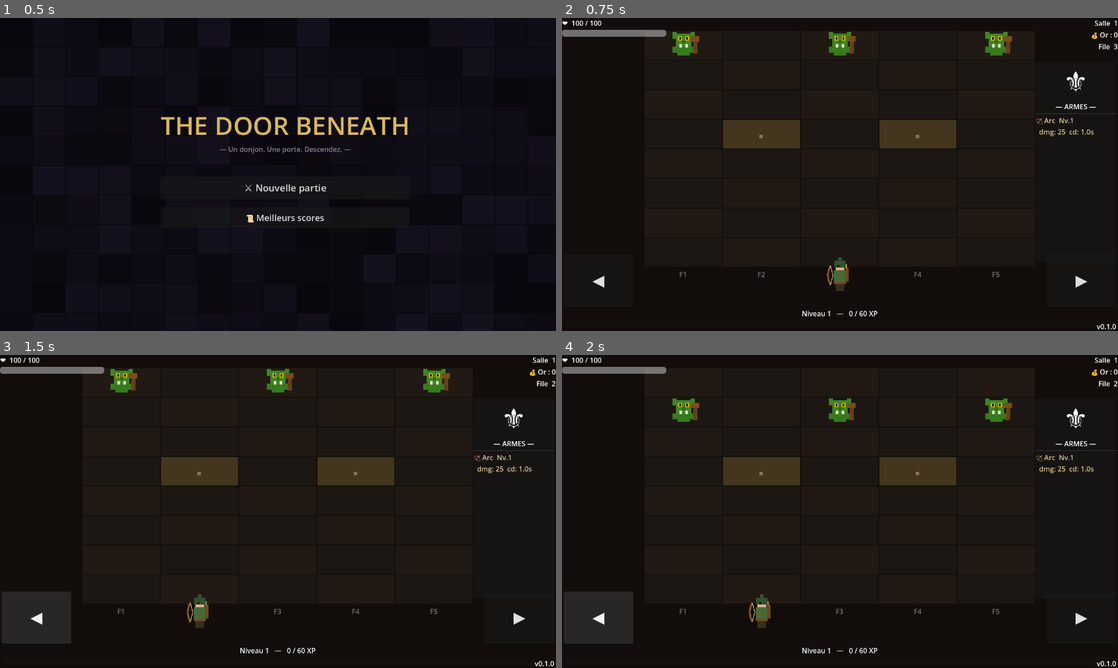
Above: before the commit, frames 1-4 (two rows, left to right).
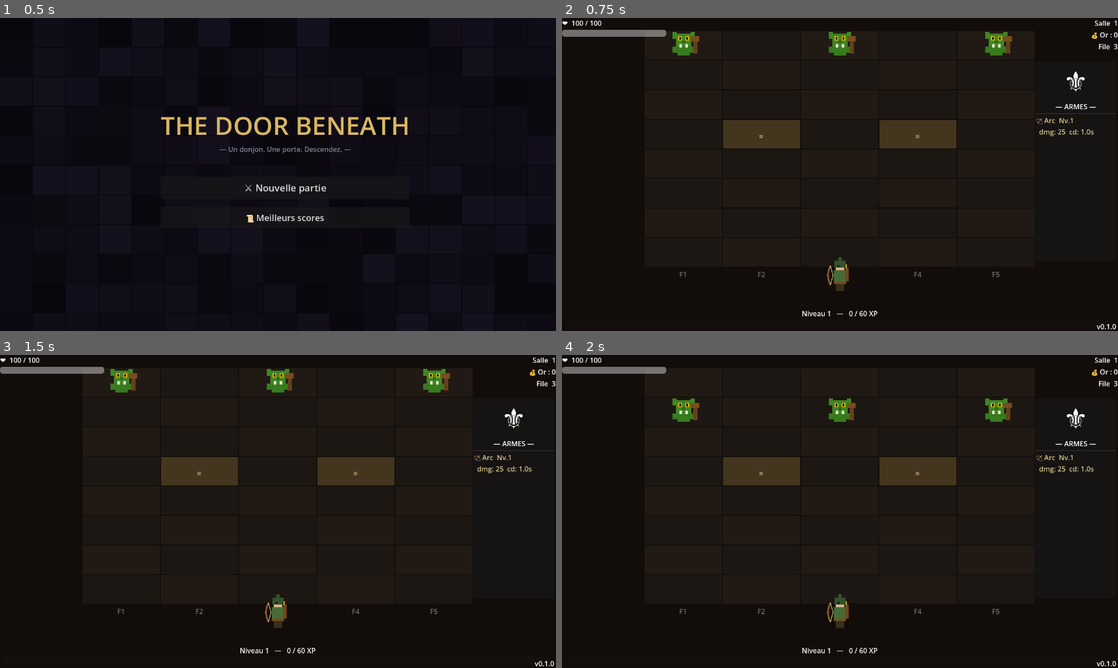
Above: after the commit, the same moments.

Repository: aerthur/game-the-door-beneath
Game: Godot game, scene res://scenes/title_screen.tscn
Two runs of this game, one before a commit and one after it. Both use one fixed random seed, a clock stepped at 60 frames per second and the inputs below.
Inputs (mouse positions are in pixels of both pictures, inside the frame that each line leads up to):
- Up to frame 1 (0.5 s): no input
- Up to frame 2 (0.75 s): click "⚔ Nouvelle partie" at 0.5 s
- Up to frame 3 (1.5 s): click (38, 617) at 1.25 s, where only the run before the commit has a clickable "◀"
- Up to frame 4 (2 s): no input

Frame 1 is identical in both runs. In frame 2, 0.1% of the frame differs, in the area x 5-95%, y 82-87%; in frame 3, 2.6%, in the area x 0-100%, y 8-93%; in frame 4, 2.6%.

Commit message:
fix button not visible if not html view

Diff:
--- a/scripts/hud.gd
+++ b/scripts/hud.gd
@@ -19,6 +19,8 @@
 @onready var portrait_warning : Control = $PortraitWarning
 
 var _current_choices : Array = []
+# true uniquement sur écran tactile (mobile) — false sur navigateur desktop
+var _touch_enabled   : bool  = false
 
 func _ready():
 	door_hint.visible   = false
@@ -26,6 +28,11 @@
 	go_panel.visible    = false
 	btn_next_room.visible = false
 	version_label.text  = "v" + ProjectSettings.get_setting("application/config/version", "0.1.0")
+
+	# Boutons tactiles : visibles uniquement sur appareils à écran tactile.
+	# Sur navigateur desktop ou version native PC, on les masque (trop grands, inutiles).
+	_touch_enabled = DisplayServer.is_touchscreen_available()
+	touch_buttons.visible = _touch_enabled
 
 	var sword_lbl = Label.new()
 	sword_lbl.name = "WeaponIcon"
@@ -99,6 +106,9 @@
 
 # ── Orientation mobile ───────────────────────────────────────────
 func _check_orientation() -> void:
+	if not _touch_enabled:
+		portrait_warning.visible = false
+		return
 	var size := get_viewport().get_visible_rect().size
 	portrait_warning.visible = size.y > size.x
 
@@ -124,7 +134,8 @@
 # ── Porte ────────────────────────────────────────────────────────
 func show_door():
 	door_hint.visible = true
-	btn_next_room.visible = true
+	# BtnNextRoom uniquement sur tactile (masqué sur desktop — on utilise ESPACE)
+	btn_next_room.visible = _touch_enabled
 
 func hide_door():
 	door_hint.visible = false
